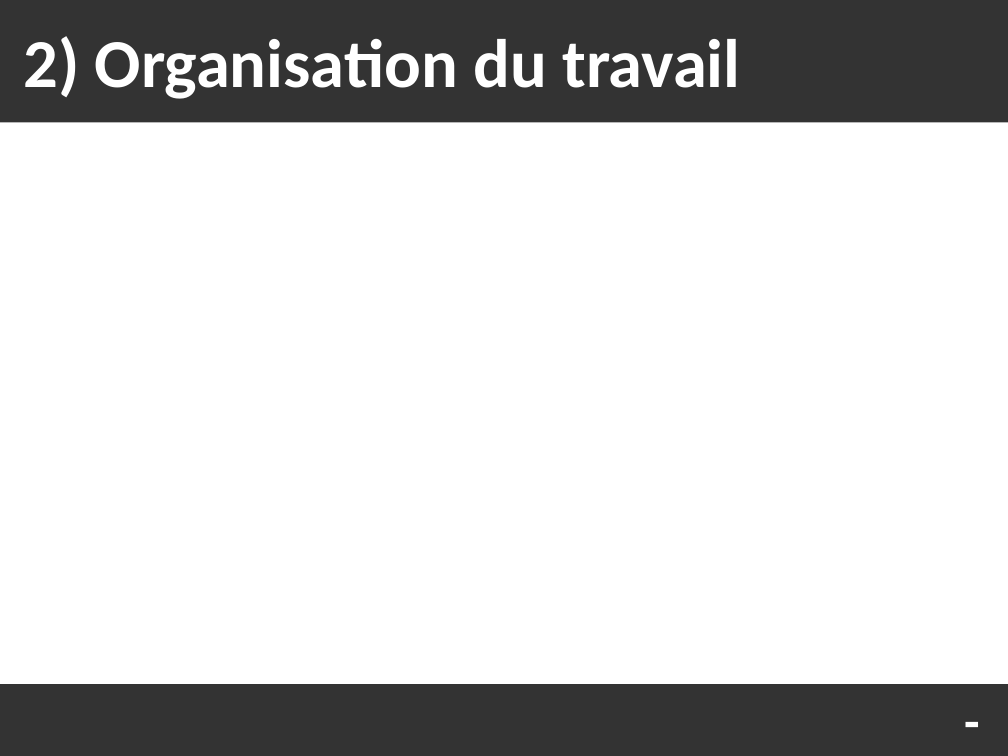
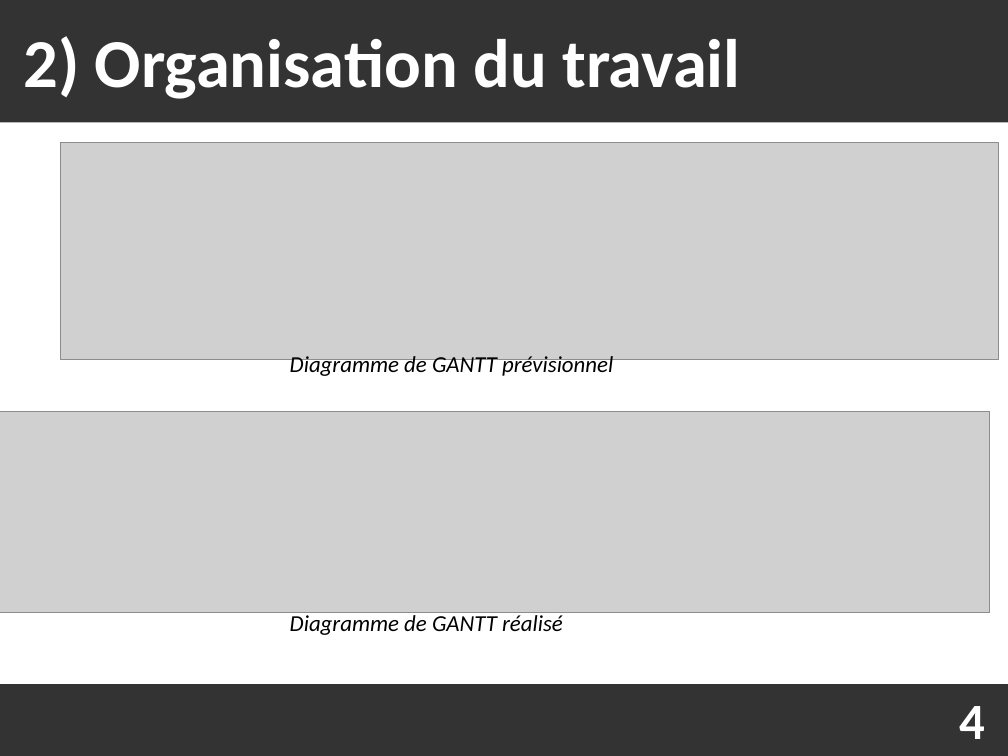
Before and after one commit to Fabou58/PROJET_5, a slide deck: slide 4 of soutenance/soutenance.odp. Drawn at 1008x756 pixels with LibreOffice and Linux fonts; fonts in the diff are those of the drawing; grey boxes stand for pictures. Boxes give left, top, right and bottom in pixels: in the first picture for what was removed or moved away, otherwise in the second. Text is boxed around its words. In the diff, an @@ line names an element or a change of style, - is before the commit and + after.

```diff
--- a/soutenance/soutenance.odp
+++ b/soutenance/soutenance.odp
@@ picture added at [60, 143, 998, 359] @@
@@ text added at [290, 352, 613, 378], 18 pt, text #000000, italic @@
+Diagramme de GANTT prévisionnel
@@ picture added at [0, 412, 990, 613] @@
@@ text added at [290, 611, 563, 635], 18 pt, text #000000, italic @@
+Diagramme de GANTT réalisé
@@ text removed at [937, 684, 1008, 756] @@
--
@@ text added at [959, 706, 985, 739], 40 pt, text #FFFFFF, bold @@
+4
```
Also in this commit, not shown: 5 other slides changed, 1 slide added, 6 other files.
